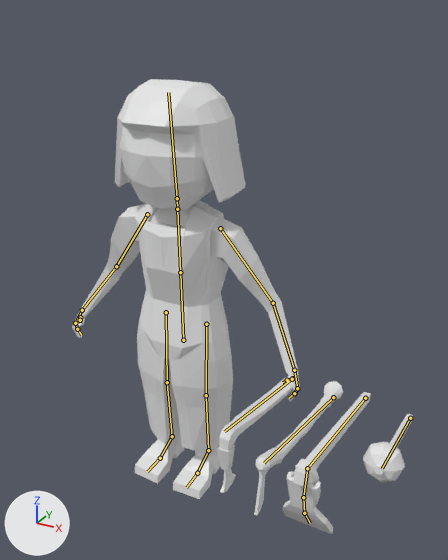
The Blender file Map/Assets/Models/Persians/Persian_civil/Persian_civil_pick.blend, before and after one commit.
Before and after are seen from a 50 mm camera at (1.51, -2.32, 2.32) aimed at (0.33, -0.17, 1.24). The lights are fixed; the arrows at lower left show +X, +Y and +Z. The bones that bend it are drawn over the model as lines.

Names of what the first picture shows: 'Persian'.
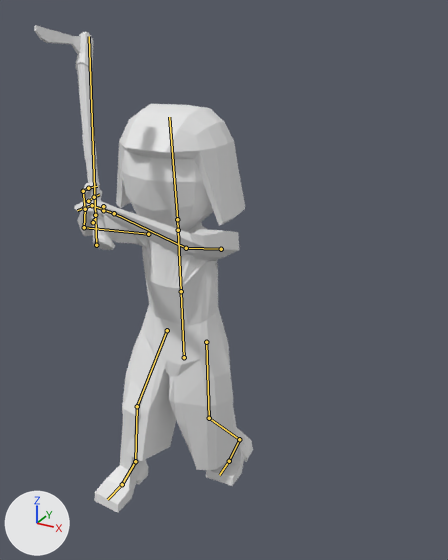
The newer file adds an action. The first version stands in its rest pose; the second is drawn at frame 20 of the action 'Persian_Civil_Pick_Mining'.

What differs and where, as boxes [x1, y1, x2, y2] in the pictures (448 x 560 px):
'Persian', posed (36% narrower, 7% taller): before [72, 79, 413, 534]; after [34, 25, 253, 513]
bone 'abdomen', root to tip: before (183, 340) to (180, 272); after (184, 357) to (181, 291)
bone 'brazo_L', root to tip: before (220, 228) to (273, 303); after (221, 249) to (186, 248)
bone 'antebrazo_L', root to tip: before (273, 303) to (294, 370); after (186, 248) to (114, 213)
bone 'Hacha', root to tip: before (292, 379) to (224, 431); after (94, 220) to (94, 220)
bone 'Pick', root to tip: before (333, 397) to (264, 463); after (96, 245) to (89, 36)
bone 'Rack', root to tip: before (365, 398) to (307, 468); after (93, 222) to (93, 222)
bone 'Martillo', root to tip: before (410, 418) to (382, 468); after (95, 215) to (95, 215)
bone 'brazo_R', root to tip: before (147, 214) to (116, 266); after (148, 234) to (84, 227)
bone 'antebrazo_R', root to tip: before (116, 266) to (82, 310); after (84, 227) to (85, 209)
bone 'mano_R', root to tip: before (82, 310) to (75, 323); after (85, 209) to (83, 191)

What the commit changed:
Bone 'abdomen' (bone_abdomen) moves from (0.0, 0.0, 0.0) to (0.0, -0.73, -0.02).
Bone 'brazo_L' (bone_brazo_l) turns from (0, 0, 0) to (15, -45, -118) degrees about its own x, y and z.
Bone 'antebrazo_L' (bone_antebrazo_l) turns from (0, 0, 0) to (-37, 5, -23) degrees about its own x, y and z.
Bone 'Hacha' (bone_hacha) moves from (0.0, 0.0, 0.0) to (0.0, 0.0, 0.1).
Bone 'Hacha' (bone_hacha) turns from (0, 0, 0) to (13, -7, -6) degrees about its own x, y and z.
Bone 'Hacha' (bone_hacha) is rescaled from (1.0, 1.0, 1.0) to (0.0, 0.0, 0.0).
Bone 'Pick' (bone_pick) moves from (0.0, 0.0, 0.0) to (-1.21, -0.14, 0.9).
Bone 'Pick' (bone_pick) turns from (0, 0, 0) to (-13, 44, -26) degrees about its own x, y and z.
Bone 'Rack' (bone_rack) moves from (0.0, 0.0, 0.0) to (-2.38, 0.13, 0.1).
Bone 'Rack' (bone_rack) turns from (0, 0, 0) to (19, 25, -8) degrees about its own x, y and z.
Bone 'Rack' (bone_rack) is rescaled from (1.0, 1.0, 1.0) to (0.0, 0.0, 0.0).
Bone 'Martillo' (bone_martillo) moves from (0.0, 0.0, 0.0) to (-3.66, 0.32, -0.25).
Bone 'Martillo' (bone_martillo) turns from (0, 0, 0) to (28, 0, 0) degrees about its own x, y and z.
Bone 'Martillo' (bone_martillo) is rescaled from (1.0, 1.0, 1.0) to (0.0, 0.0, 0.0).
Bone 'brazo_R' (bone_brazo_r) turns from (0, 0, 0) to (14, 44, 117) degrees about its own x, y and z.
Bone 'antebrazo_R' (bone_antebrazo_r) turns from (0, 0, 0) to (-36, -6, 22) degrees about its own x, y and z.
Bone 'mano_R' (bone_mano_r) turns from (0, 0, 0) to (47, 11, 12) degrees about its own x, y and z.
Bone 'pie_L_control' (bone_pie_l_control) moves from (0.0, 0.0, 0.0) to (-0.74, -1.2, -0.02).
Bone 'pie_R_control' (bone_pie_r_control) moves from (0.0, 0.0, 0.0) to (0.39, 1.9, -0.02).
